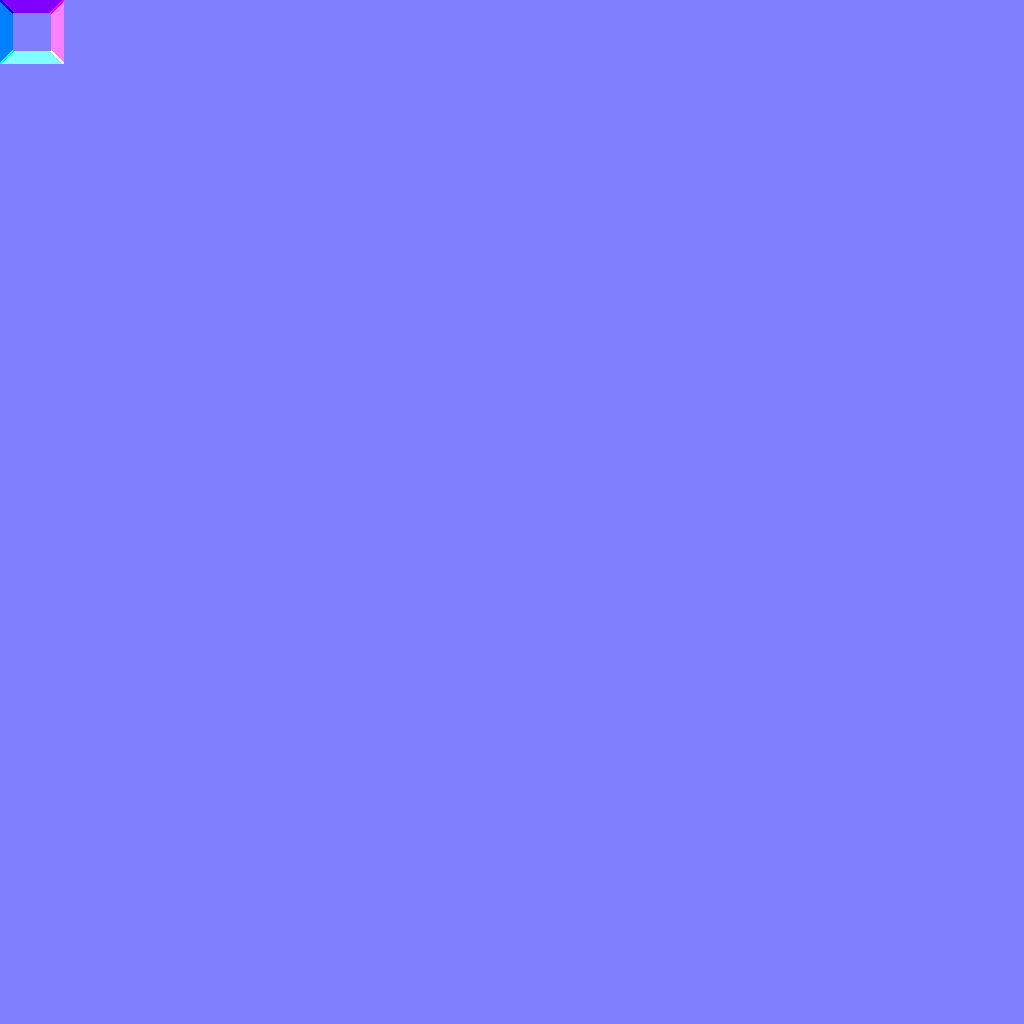
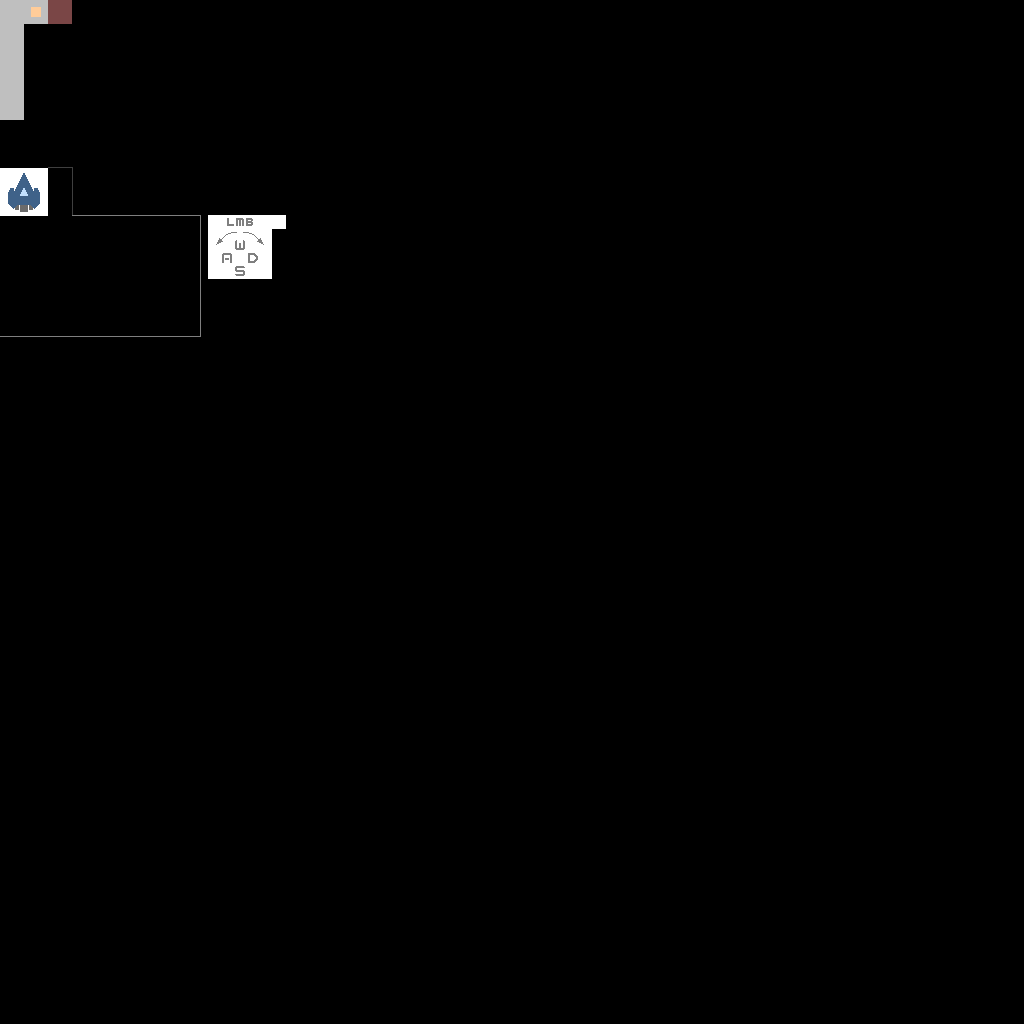
Before/after of a w=1024, h=1024 layered artwork. What changed in the layer stack:
hid "Normal", opacity 100% → 81%, painted on it over [0, 0, 1024, 1024]
hid "Height", painted on it over [0, 0, 1024, 1024]
hid "Emission", blend normal → addition, painted on it over [0, 0, 1024, 1024]
painted on "Albedo" over [0, 0, 286, 337]
